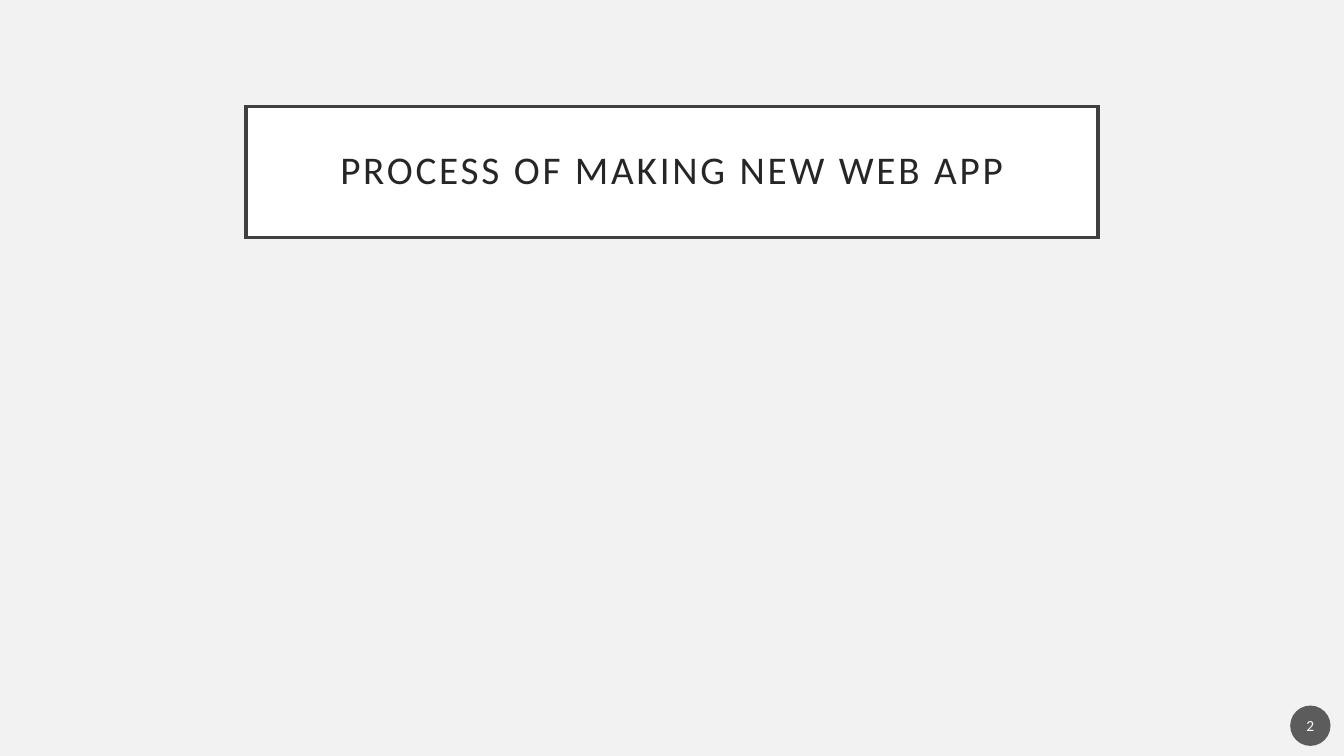
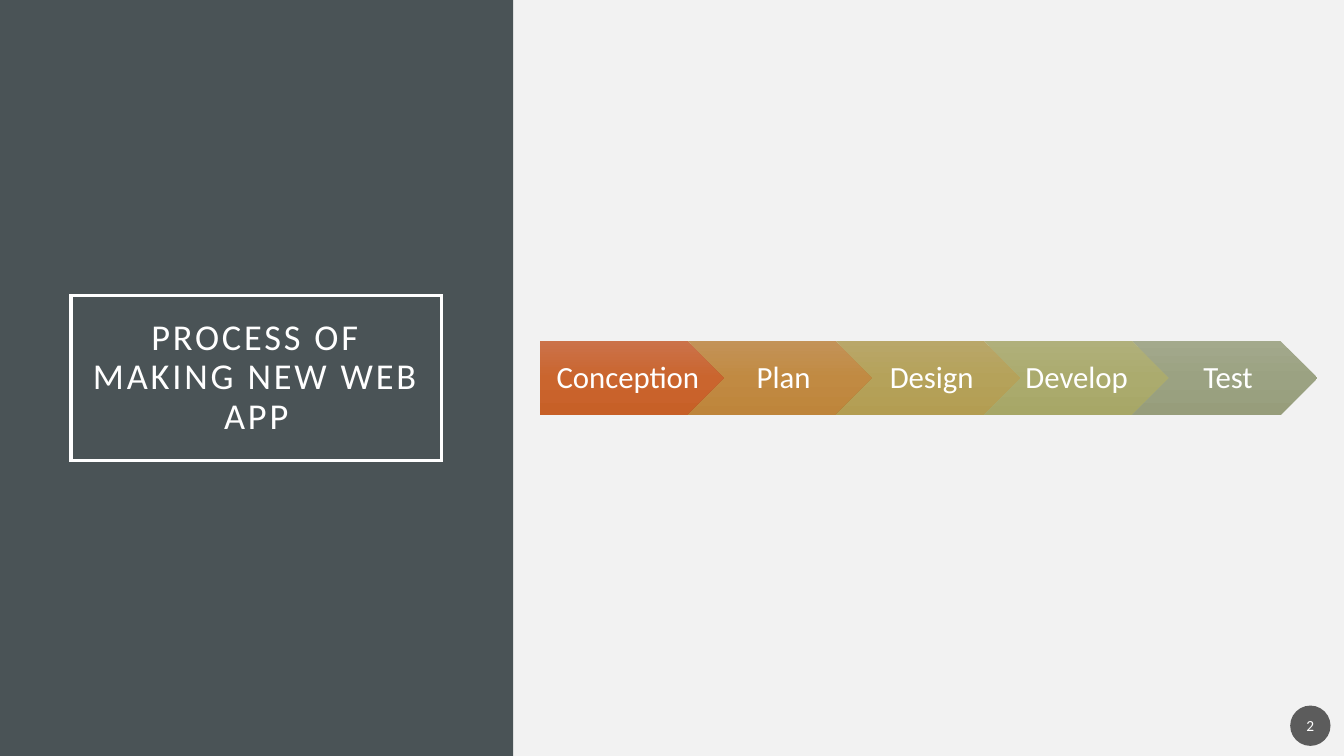
Before and after one commit to YehoonLee3/ChatBotCourse, a slide deck: slide 2 of 2-2 Plan for Your ChatBot.pptx. Drawn at 1344x756 pixels with LibreOffice and Linux fonts; fonts in the diff are those of the drawing. Boxes give left, top, right and bottom in pixels: in the first picture for what was removed or moved away, otherwise in the second. Text is boxed around its words. In the diff, an @@ line names an element or a change of style, - is before the commit and + after.

```diff
--- a/2-2 Plan for Your ChatBot.pptx
+++ b/2-2 Plan for Your ChatBot.pptx
@@ rectangle added at [0, 0, 513, 756], fill #4A5356 @@
@@ title "PROCESS OF MAKING NEW WEB ...": place and size @@
-title "PROCESS OF MAKING NEW WEB ..." at [246, 106, 1098, 237]
+title "PROCESS OF MAKING NEW WEB ..." at [71, 295, 442, 461]
@@ title "PROCESS OF MAKING NEW WEB ..." at [71, 295, 442, 461]: size 28 to 26 pt, text colour #262626 to #FFFFFF; fill #FFFFFF to none; outline #404040 2.5 pt to #FFFFFF 2.5 pt @@
@@ group added at [539, 341, 1318, 414]: 5 texts, 4 chevrons, 1 pentagon arrow @@
+Conception
+Plan
+Design
+Develop
+Test
```
Also in this commit, not shown: 2 slides added, 6 other files.
